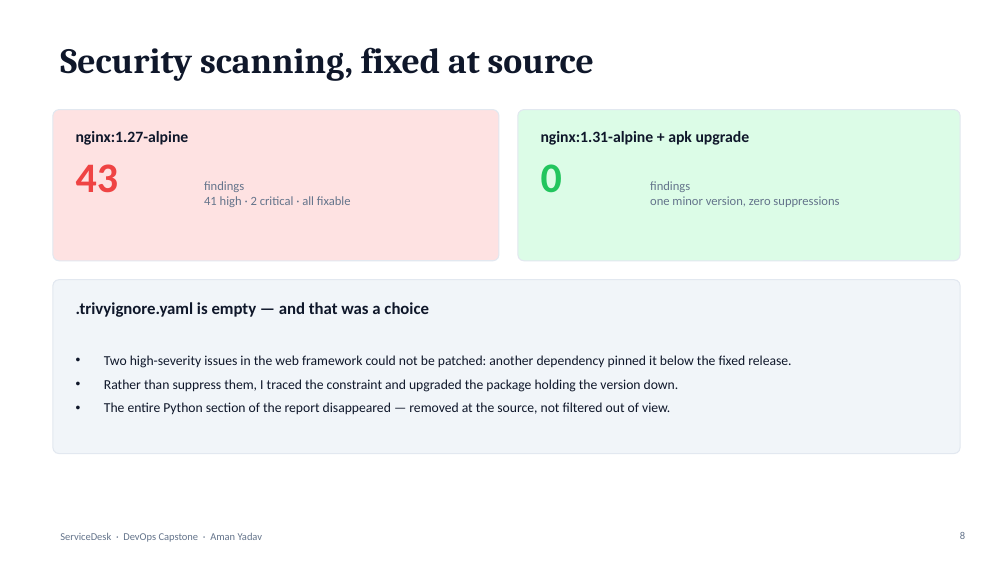
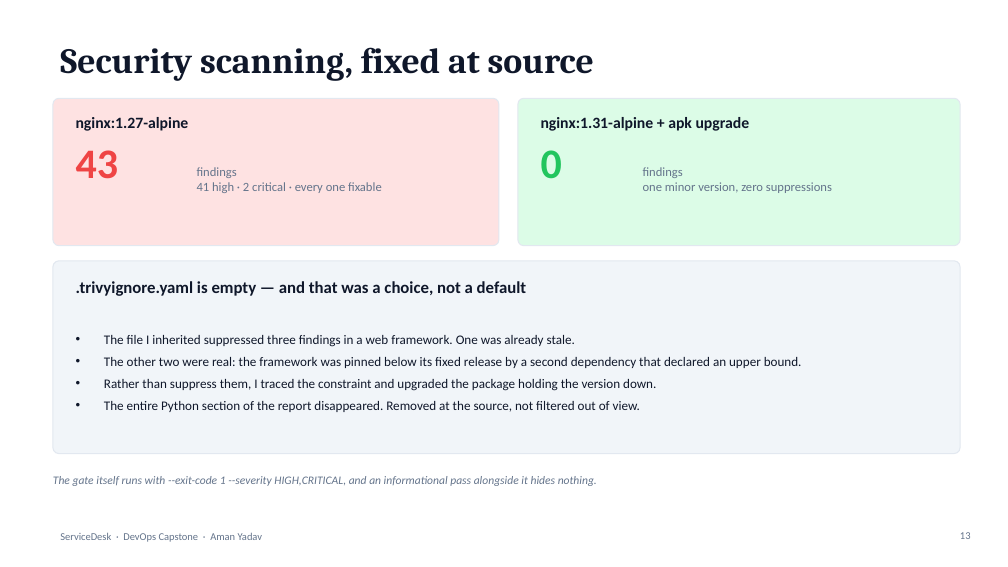
Before and after one commit to AmanYadav7015/devops-capstone-servicedesk, a slide deck: slide 13 of docs/deck/servicedesk-capstone.pptx (slide 8 before the commit). Drawn at 1008x567 pixels with LibreOffice and Linux fonts; fonts in the diff are those of the drawing. Boxes give left, top, right and bottom in pixels: in the first picture for what was removed or moved away, otherwise in the second. Text is boxed around its words. In the diff, an @@ line names an element or a change of style, - is before the commit and + after.

```diff
--- a/docs/deck/servicedesk-capstone.pptx
+++ b/docs/deck/servicedesk-capstone.pptx
@@ rounded rectangle: place and size @@
-rounded rectangle at (53, 110, 499, 261)
+rounded rectangle at (53, 98, 499, 246)
@@ text "nginx:1.27-alpine": place and size @@
-text "nginx:1.27-alpine" at (76, 131, 189, 145)
+text "nginx:1.27-alpine" at (76, 117, 189, 131)
@@ proportions changed in 3 elements at (53, 261, 960, 454), (53, 98, 499, 246), (518, 98, 960, 246) @@
@@ rounded rectangle: place and size @@
-rounded rectangle at (518, 110, 960, 261)
+rounded rectangle at (518, 98, 960, 246)
@@ text "nginx:1.31-alpine + apk upgrade": place and size @@
-text "nginx:1.31-alpine + apk upgrade" at (541, 131, 750, 145)
+text "nginx:1.31-alpine + apk upgrade" at (541, 117, 750, 131)
@@ text "43": place and size @@
-text "43" at (76, 164, 119, 193)
+text "43" at (76, 150, 119, 179)
@@ text "findings": place and size @@
-text "findings" at (204, 181, 351, 207)
+text "findings" at (197, 167, 382, 193)
@@ text "0": place and size @@
-text "0" at (541, 164, 562, 193)
+text "0" at (541, 150, 562, 179)
@@ text "findings": place and size @@
-text "findings" at (650, 181, 839, 207)
+text "findings" at (643, 167, 832, 193)
@@ text at (197, 182, 382, 193): text changed @@
-41 high · 2 critical · all fixable
+41 high · 2 critical · every one fixable
@@ rounded rectangle: place and size @@
-rounded rectangle at (53, 280, 960, 454)
+rounded rectangle at (53, 261, 960, 454)
@@ text at (76, 281, 526, 296): text changed @@
-.trivyignore.yaml is empty — and that was a choice
+.trivyignore.yaml is empty — and that was a choice, not a default
@@ text "The file I inherited suppressed ...": place and size @@
-text "The file I inherited suppressed ..." at (104, 355, 791, 414)
+text "The file I inherited suppressed ..." at (104, 335, 802, 412)
@@ text at (104, 335, 802, 368): text changed; size 13 to 12.5 pt @@
-• Two high-severity issues in the web framework could not be patched: another dependency pinned it below the fixed release.
+• The file I inherited suppressed three findings in a web framework. One was already stale.
+• The other two were real: the framework was pinned below its fixed release by a second dependency that declared an upper bound.
@@ text at (104, 379, 656, 391): size 13 to 12.5 pt in "Rather than suppress them, I traced the ..."; less space between paragraphs @@
@@ text at (104, 401, 640, 412): text changed; size 13 to 12.5 pt @@
-• The entire Python section of the report disappeared — removed at the source, not filtered out of view.
+• The entire Python section of the report disappeared. Removed at the source, not filtered out of view.
@@ text added at (53, 476, 597, 486), 11 pt, text #64748B, italic @@
+The gate itself runs with --exit-code 1 --severity HIGH,CRITICAL, and an informational pass alongside it hides nothing.
@@ page number at (960, 532, 971, 539): text changed @@
-8
+13
```
Also in this commit, not shown: 8 other slides changed, 10 slides added, 2 slides removed, 1 other file.
